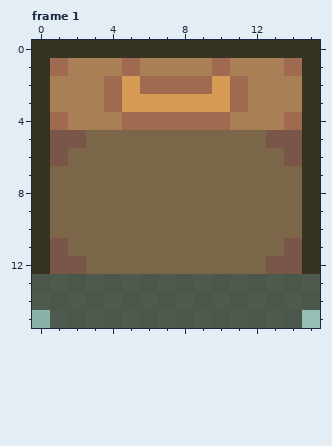
Two states of a pixel-art file, assets/02_architecture/04_casino/malette.aseprite. This is how it looked before the edit.
16x16 pixels, 1 frame. Shown: frame 1. The commit also changed other frames, which this record leaves out.
And afterwards:
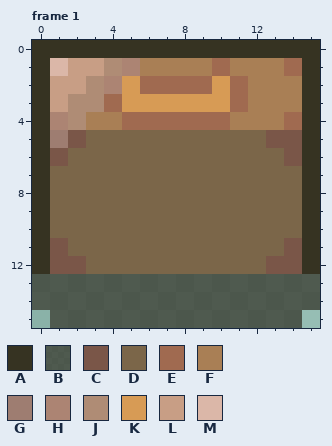
Palette (. is transparent): A #363322  B #3b3e33c8  C #7a5648  D #7b6649  E #a06a50  F #a97f55  G #9e7d71  H #ac8473  J #af8c75  K #d79b55  L #c89e85  M #dbb7a8
Change:
layer "Layer 3" opacity 64% added
--- frame 1, layer "Layer 3"
@@ x 0..7 @@
  0 AAAAAAAA
- 1 AEFFFEFF
- 2 AFFFEKEE
- 3 AFFFEKKK
- 4 AEFFFEEE
- 5 ACCDDDDD
+ 1 AMLLJHFF
+ 2 ALLJHKEE
+ 3 ALJJEKKK
+ 4 AHJFFEEE
+ 5 AGCDDDDD
  6 ACDDDDDD
Pixel boxes of the changes (left, top, right, bottom) in both pictures:
changed: (50, 58, 140, 148)
